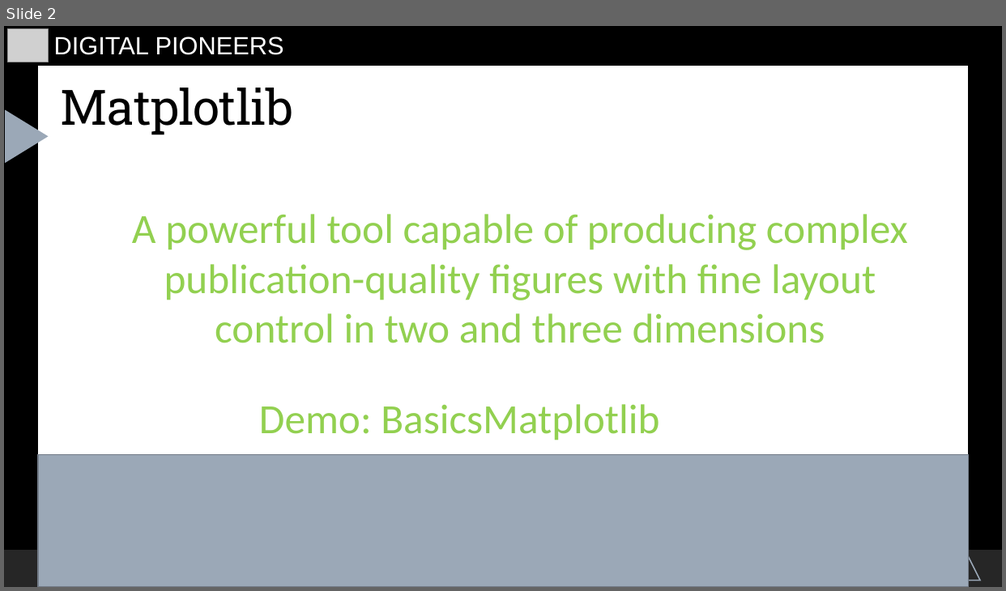
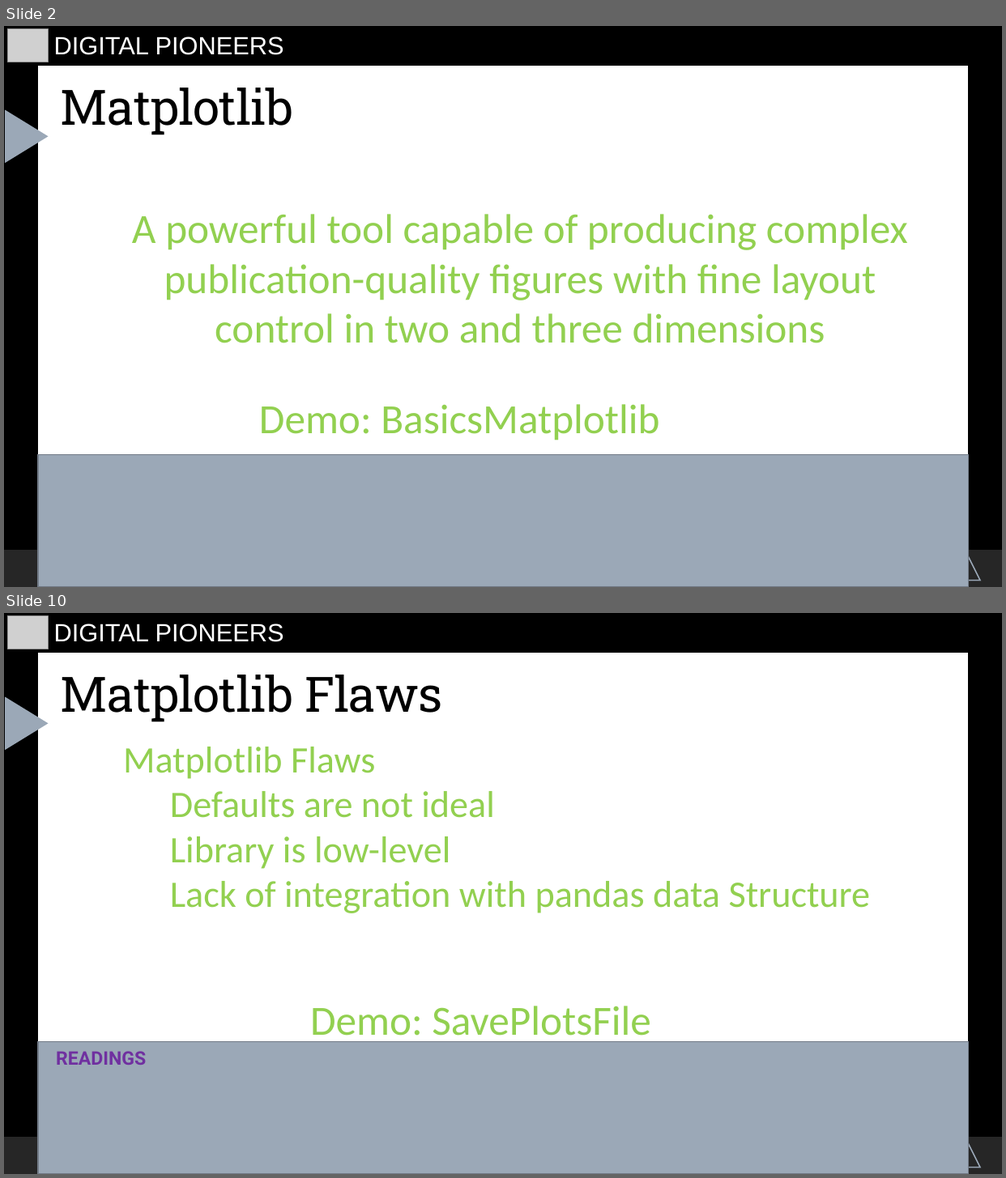
Before and after one commit to starswish2100/pythoninfinance, a slide deck: Introduction/hewei-material/6.Reporting_Virtualization/ReportingVirtualization.odp. Shown one above the other, each under a label of ours: slide 2 before the commit, slides 2 and 10 after it; the slides between them are not shown. The pictures are 1006x591 and 1006x1178 pixels, drawn with LibreOffice and Linux fonts; fonts in the diff are those of the drawing; grey boxes stand for pictures. Boxes give left, top, right and bottom in pixels: in the first picture for what was removed or moved away, otherwise in the second. Text is boxed around its words. In the diff, an @@ line names an element or a change of style, - is before the commit and + after.

```diff
--- a/Introduction/hewei-material/6.Reporting_Virtualization/ReportingVirtualization.odp
+++ b/Introduction/hewei-material/6.Reporting_Virtualization/ReportingVirtualization.odp
@@ slide 10 added at [4,613,1002,1174], background #000000; not listed: 5 template elements that a slide beside it also shows @@
@@ picture added at [8,616,49,649] @@
@@ text added at [54,624,284,642], 24 pt, text #FFFFFF @@
+DIGITAL PIONEERS
@@ title added at [61,675,443,722], 47 pt, text #000000 @@
+Matplotlib Flaws
@@ text added at [123,747,871,914], 36 pt, text #92D050 @@
+Matplotlib Flaws
+– Defaults are not ideal
+– Library is low-level
+– Lack of integration with pandas data Structure
@@ text added at [310,1006,650,1046], 40 pt, text #92D050 @@
+Demo: SavePlotsFile
@@ freeform shape added at [38,1042,968,1174], fill #9BA8B7, outline #717A86 1.25 pt @@
@@ text added at [56,1051,146,1065], 18 pt, text #7030A0, bold @@
+READINGS
```
Also in this commit, not shown: 1 slide changed, 8 other slides added, 14 other files.
